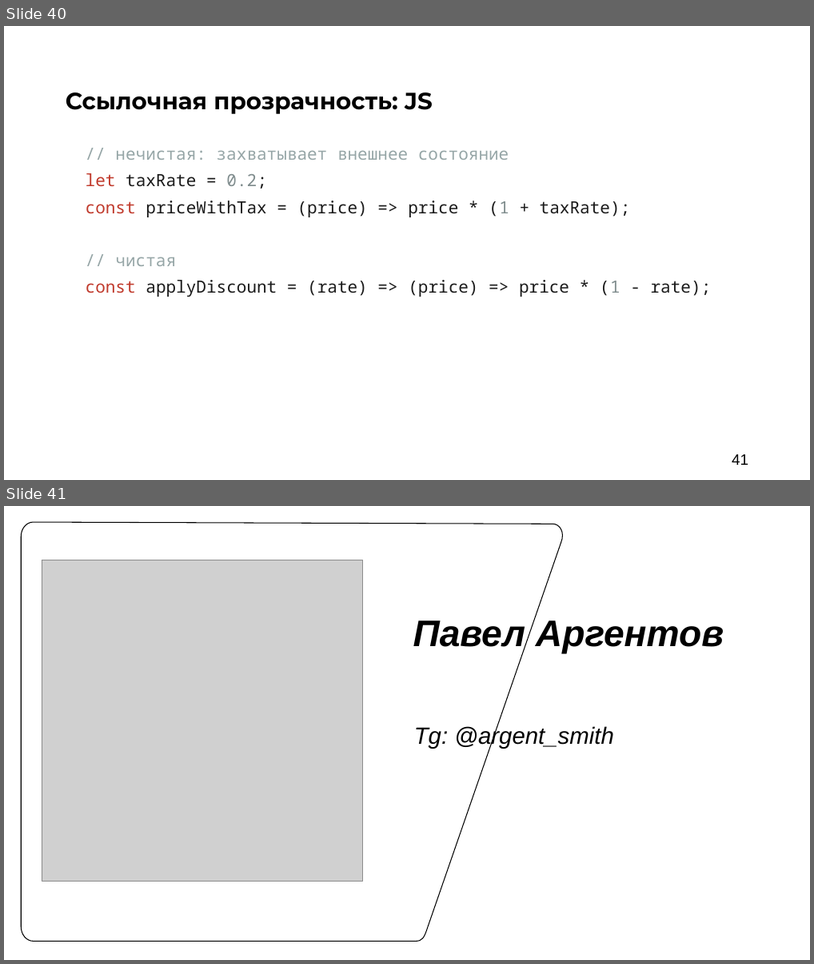
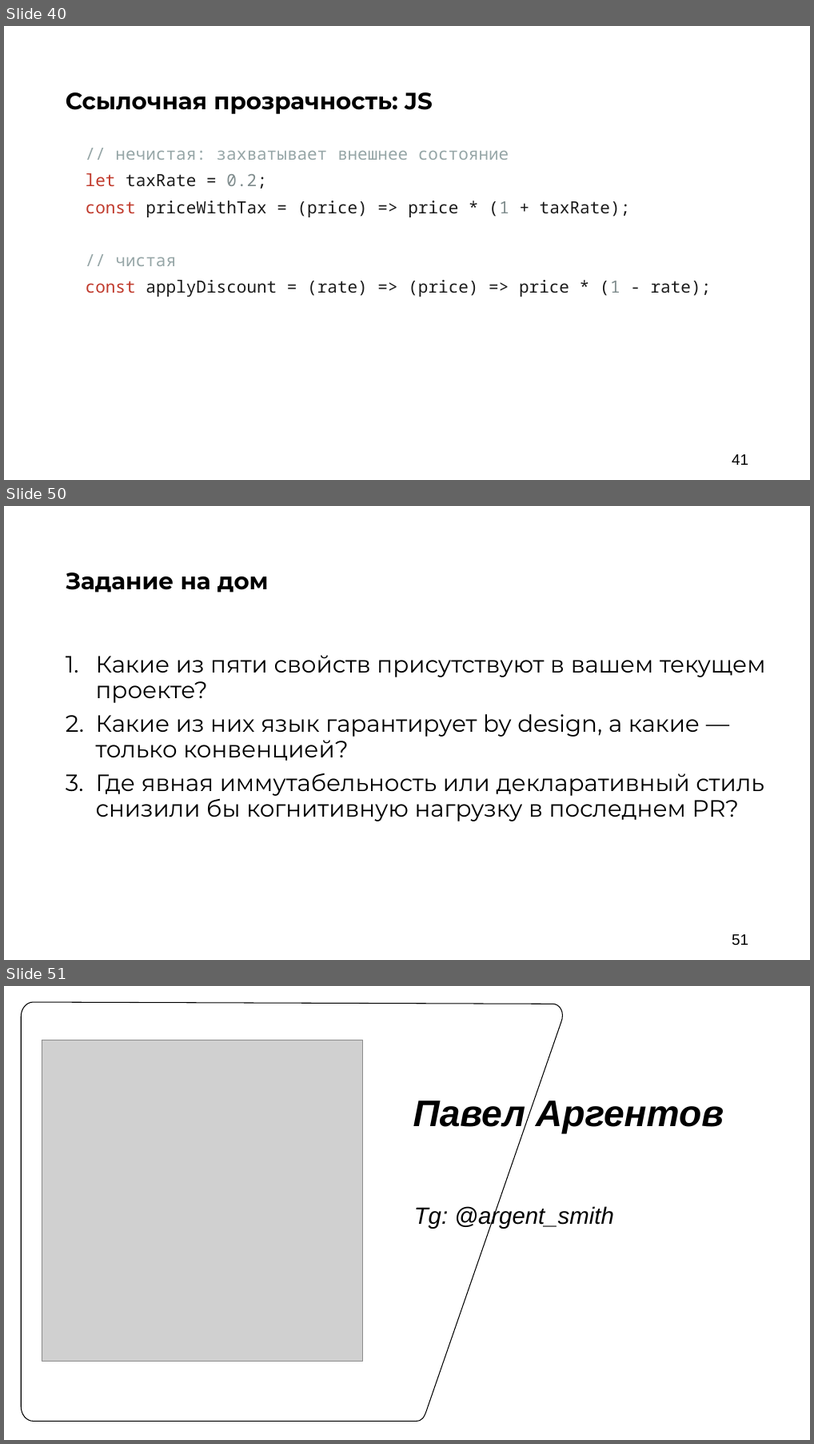
Before and after one commit to argent-smith/presentations, a slide deck: FP_Talk_2026/nastachku/final_presentation.pptx. Shown one above the other, each under a label of ours: slides 40 and 41 before the commit, slides 40, 50 and 51 after it; the slides between them are not shown. The pictures are 814x964 and 814x1444 pixels, drawn with LibreOffice and Linux fonts; fonts in the diff are those of the drawing; grey boxes stand for pictures; background and template pictures are left out. Boxes give left, top, right and bottom in pixels: in the first picture for what was removed or moved away, otherwise in the second. Text is boxed around its words. In the diff, an @@ line names an element or a change of style, - is before the commit and + after.

```diff
--- a/FP_Talk_2026/nastachku/final_presentation.pptx
+++ b/FP_Talk_2026/nastachku/final_presentation.pptx
@@ slide 50 added at (4, 506, 810, 960), background #FFFFFF @@
@@ text added at (66, 572, 269, 592), 28 pt, text #000000, bold @@
+Задание на дом
@@ text added at (96, 655, 766, 821), 28 pt, text #000000 @@
+1. Какие из пяти свойств присутствуют в вашем текущем проекте?
+2. Какие из них язык гарантирует by design, а какие — только конвенцией?
+3. Где явная иммутабельность или декларативный стиль снизили бы когнитивную нагрузку в последнем PR?
@@ page number added at (732, 934, 749, 945), 18 pt, text #000000 @@
+51
@@ what was slide 41 is now slide 51 @@
```
Also in this commit, not shown: 9 other slides added, 1 other file.
